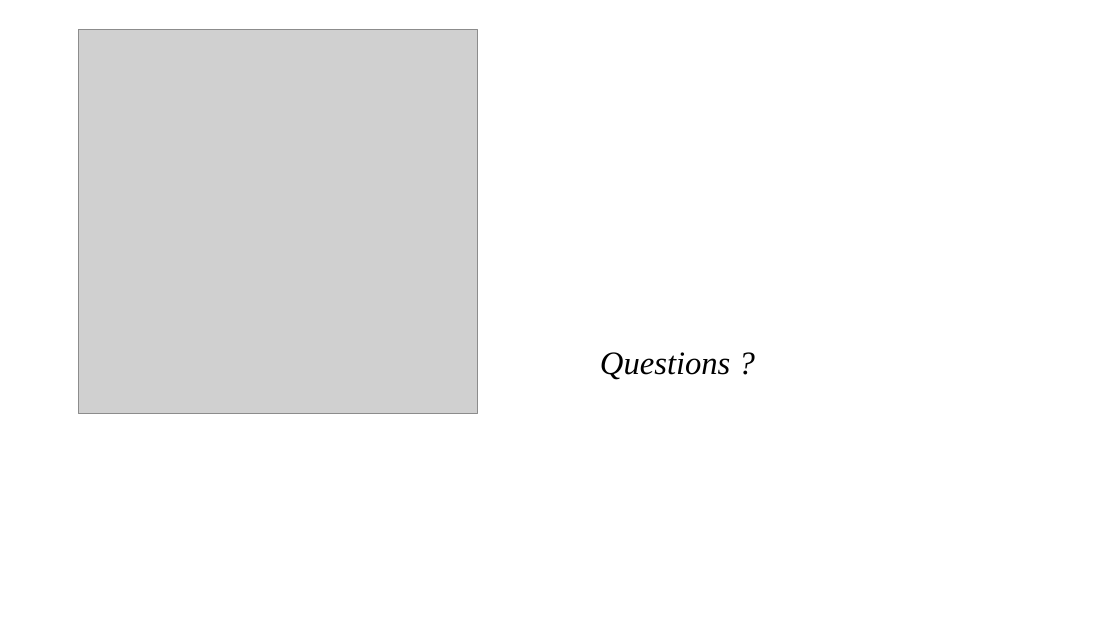
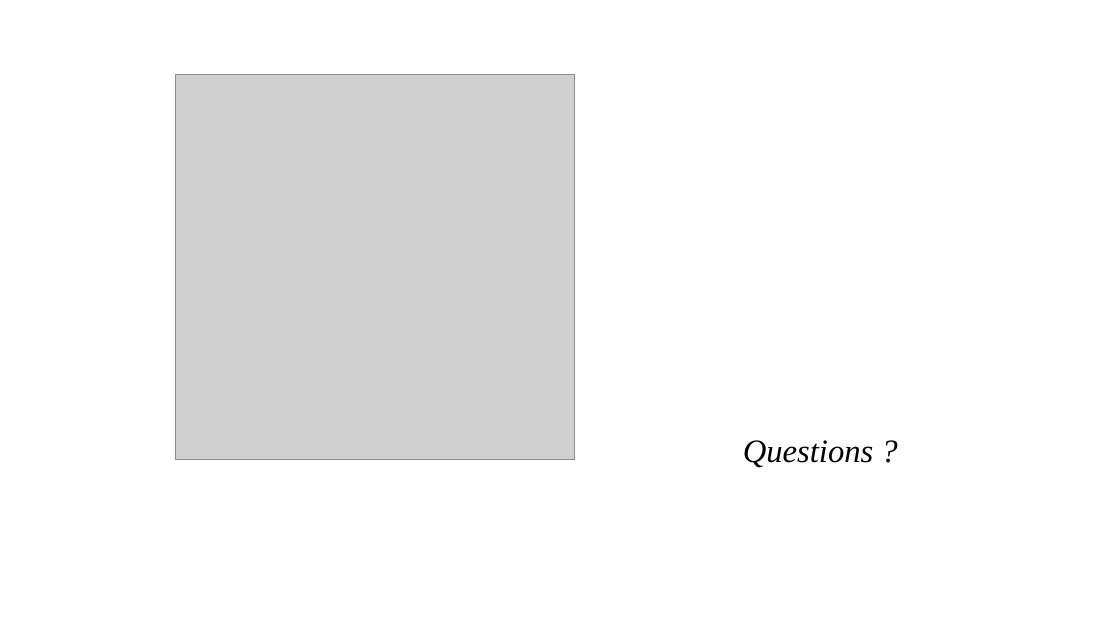
Before and after one commit to adisarip/FBAD, a slide deck: slide 24 of Project/AT/docs/Adaptive_Threshold_Presentation.pptx (slide 18 before the commit). Drawn at 1120x630 pixels with LibreOffice and Linux fonts; fonts in the diff are those of the drawing; grey boxes stand for pictures. Boxes give left, top, right and bottom in pixels: in the first picture for what was removed or moved away, otherwise in the second. Text is boxed around its words. In the diff, an @@ line names an element or a change of style, - is before the commit and + after.

```diff
--- a/Project/AT/docs/Adaptive_Threshold_Presentation.pptx
+++ b/Project/AT/docs/Adaptive_Threshold_Presentation.pptx
@@ picture: place and size @@
-picture at <box>78,29,477,414</box>
+picture at <box>176,75,575,460</box>
@@ text "Questions ?": place and size @@
-text "Questions ?" at <box>600,352,730,380</box>
+text "Questions ?" at <box>743,440,873,468</box>
```
Also in this commit, not shown: 1 other slide changed, 6 slides added, 2 other files.
